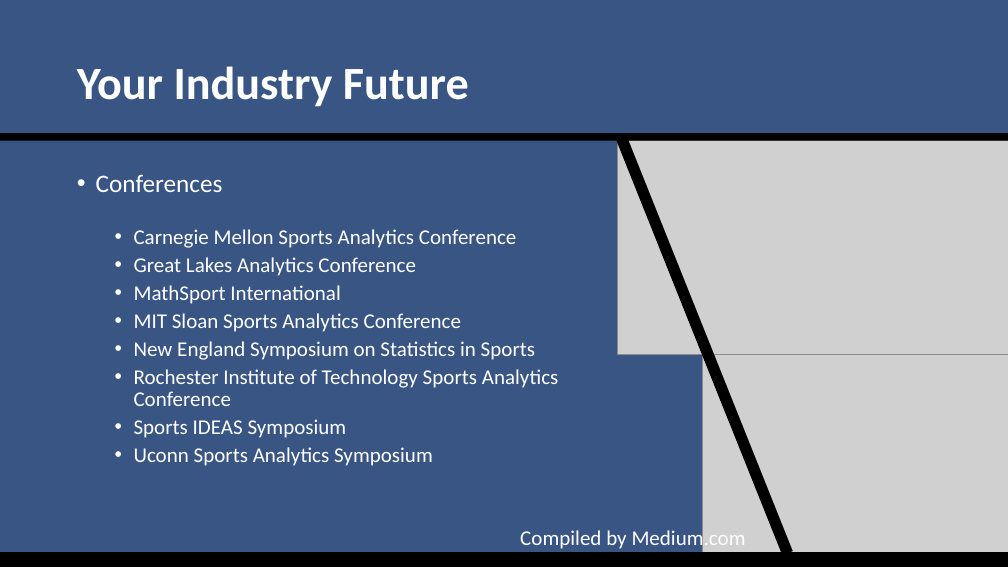
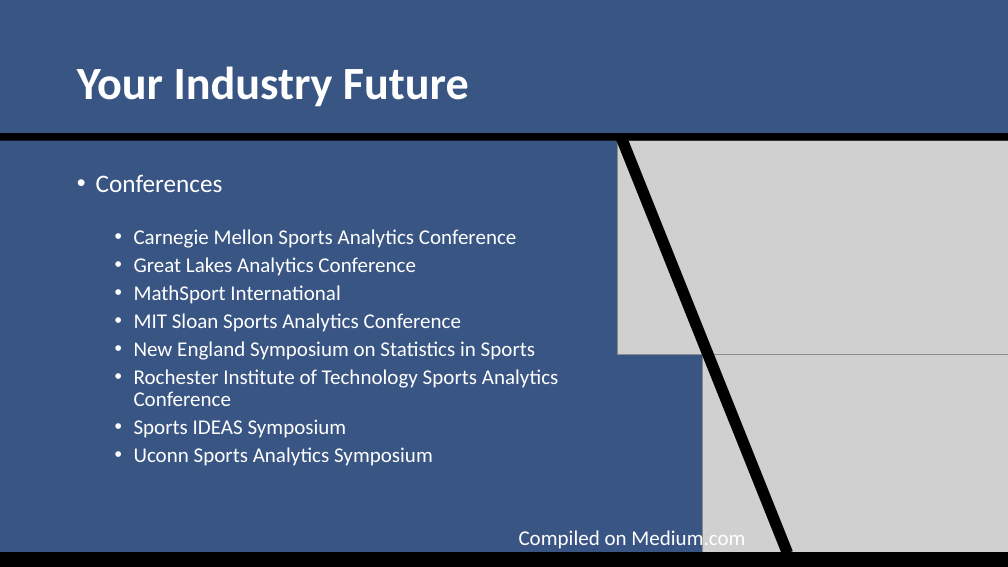
Before and after one commit to SuperMarioGiacomazzo/STOR538_WEBSITE, a slide deck: slide 19 of Slides/Sports Analytics 3/Sports_Analytics_3_Lecture.pptx (slide 17 before the commit). Drawn at 1008x567 pixels with LibreOffice and Linux fonts; fonts in the diff are those of the drawing; grey boxes stand for pictures. Boxes give left, top, right and bottom in pixels: in the first picture for what was removed or moved away, otherwise in the second. Text is boxed around its words. In the diff, an @@ line names an element or a change of style, - is before the commit and + after.

```diff
--- a/Slides/Sports Analytics 3/Sports_Analytics_3_Lecture.pptx
+++ b/Slides/Sports Analytics 3/Sports_Analytics_3_Lecture.pptx
@@ text at (519, 527, 745, 551): text changed @@
-Compiled by Medium.com
+Compiled on Medium.com
```
Also in this commit, not shown: 7 other slides changed, 2 slides added, 3 other files.
